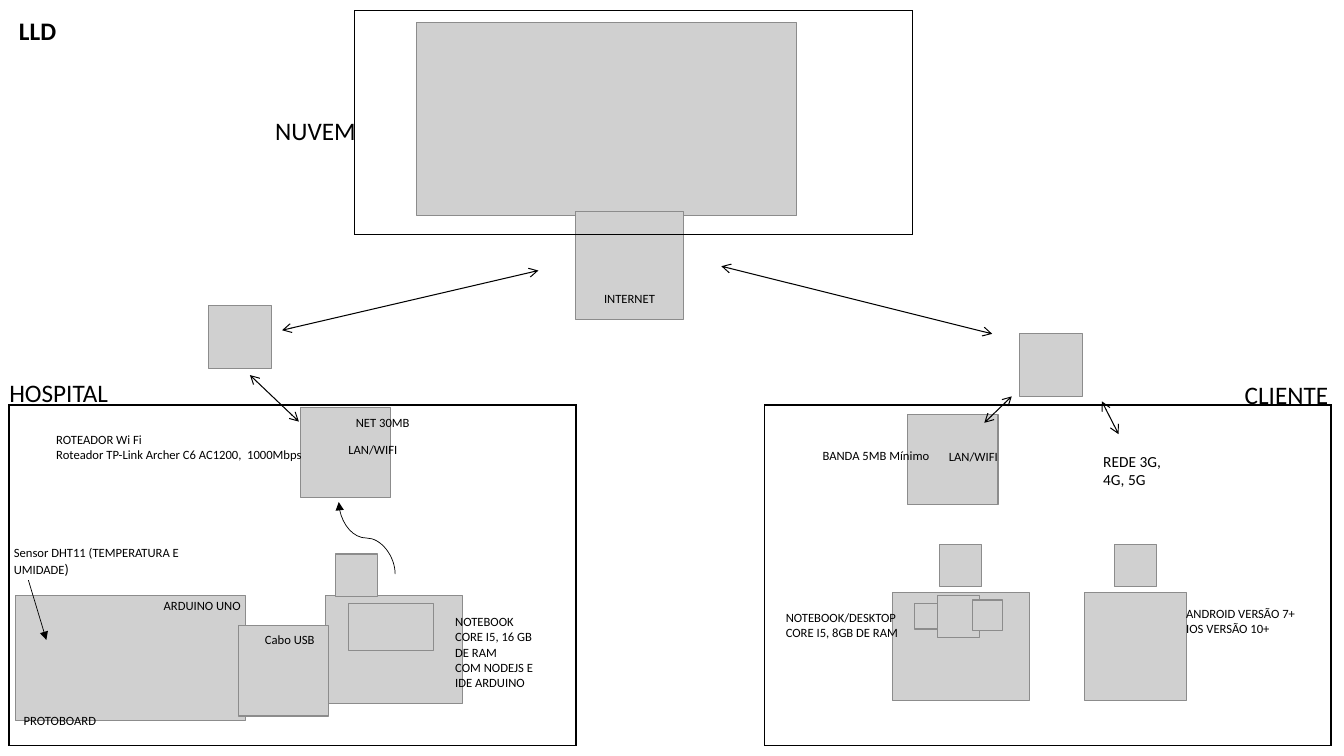
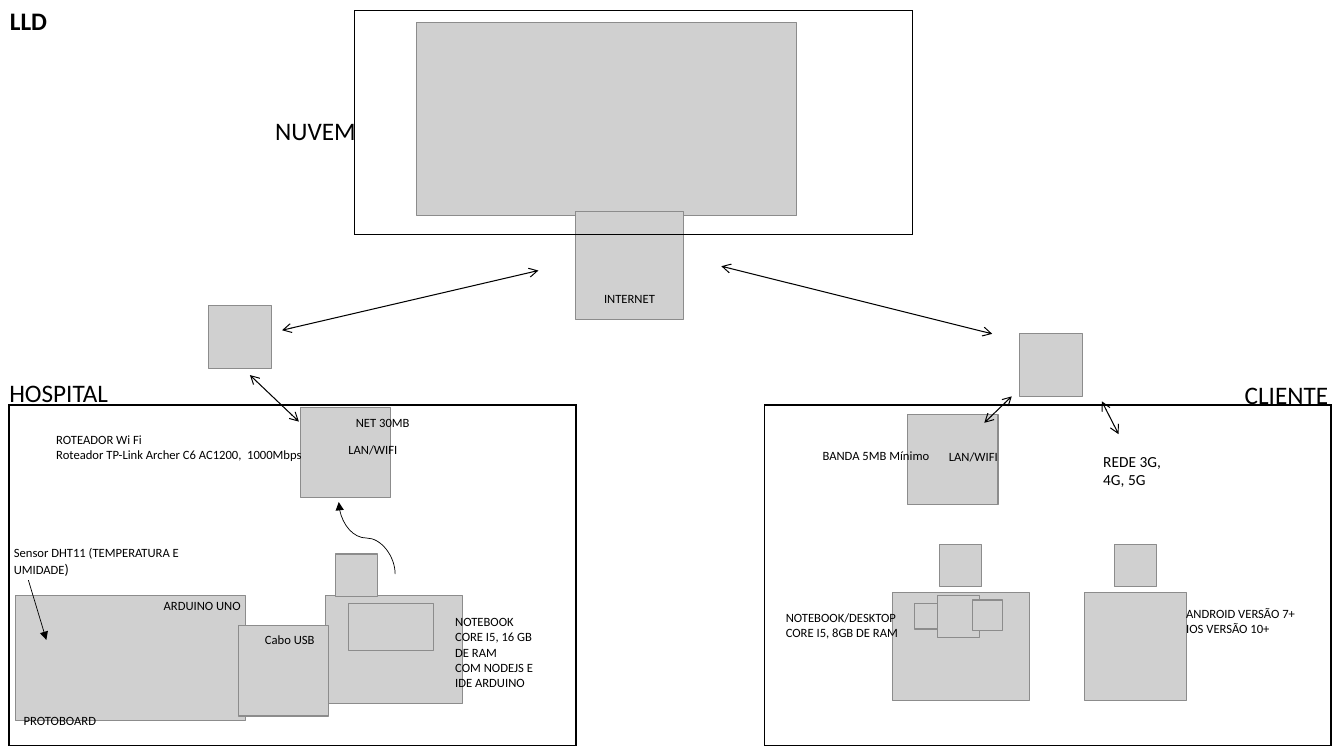
Before and after one commit to victorsamir-bandtec/Sersor-Vital, a slide deck: slide 2 of Desenhos/hldelld.pptx. Drawn at 1344x756 pixels with LibreOffice and Linux fonts; fonts in the diff are those of the drawing; grey boxes stand for pictures. Boxes give left, top, right and bottom in pixels: in the first picture for what was removed or moved away, otherwise in the second. Text is boxed around its words. In the diff, an @@ line names an element or a change of style, - is before the commit and + after.

```diff
--- a/Desenhos/hldelld.pptx
+++ b/Desenhos/hldelld.pptx
@@ text "LLD": place and size @@
-text "LLD" at [19, 23, 56, 40]
+text "LLD" at [10, 13, 47, 30]
```
Also in this commit, not shown: 1 other slide changed, 1 other file.
